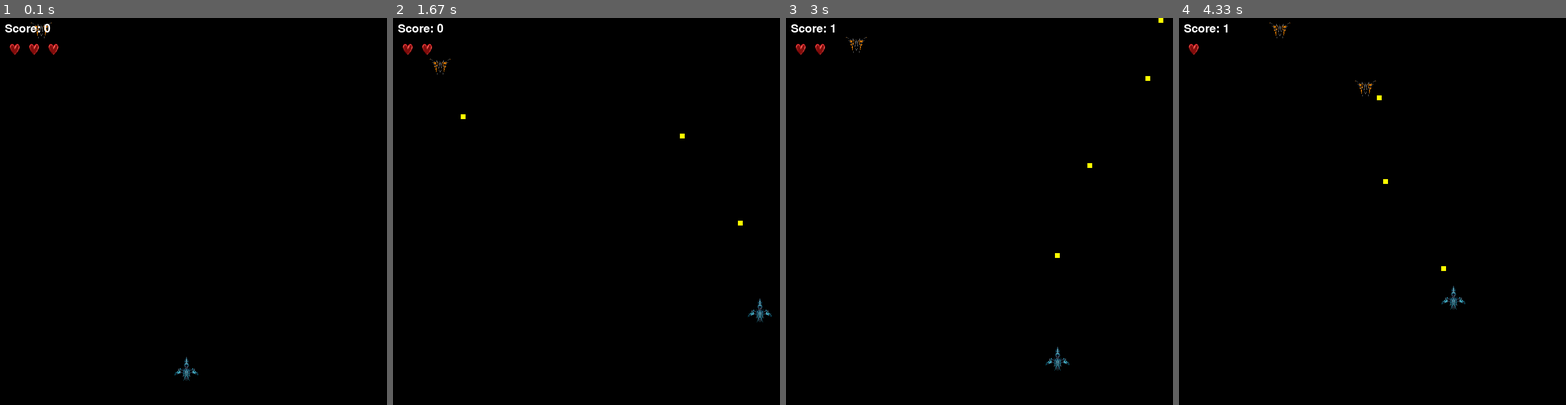
Above: before the commit, frames 1-4 (left to right).
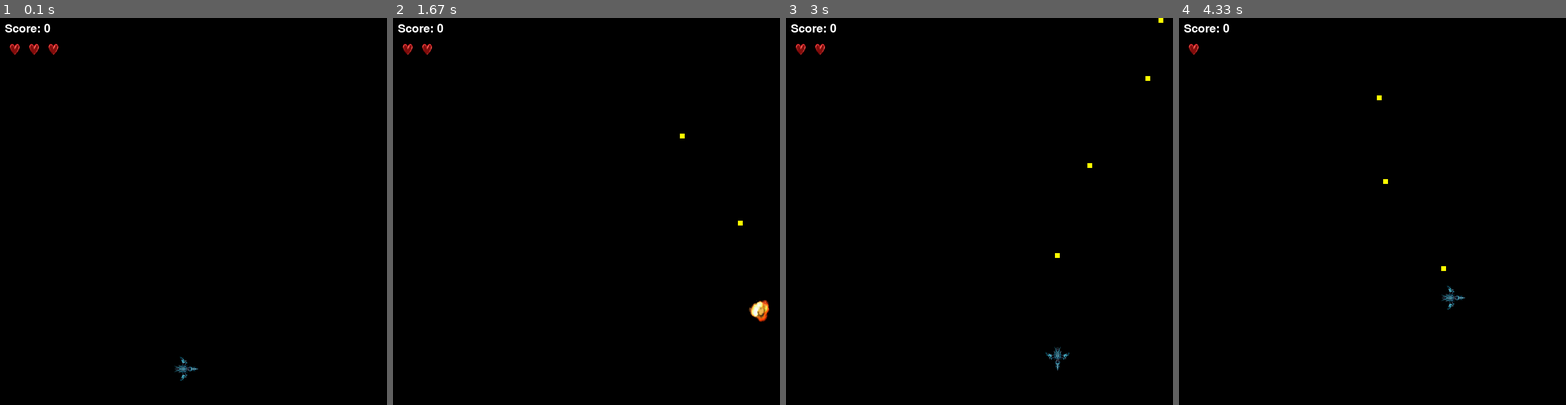
Above: after the commit, the same moments.

Repository: Equipe-Rocket-ES2024/PSA
Game: pygame game, started from main.py
The game is run twice, just before and just after one commit, with the same random seed, the same clock (stepped at 60 frames per second) and the same inputs.
Inputs:
- Up to frame 1 (0.1 s): no input
- Up to frame 2 (1.67 s): hold Space 0.33-0.8 s; hold Right 0.33-0.8 s; hold Right 0.83-1.3 s; tap Space at 0.9, 1.2, 1.4 s; hold Up 1.33-1.63 s
- Up to frame 3 (3 s): hold Right 1.67-2.13 s; tap Space at 1.73, 2.03, 2.23, 2.53, 2.8 s; hold Left 2.17-2.7 s; hold Down from 2.73 s (still down)
- Up to frame 4 (4.33 s): release Down at 3.03 s; hold Left 3.07-3.47 s; tap Space at 3.13, 3.43, 3.57, 3.97, 4.27 s; hold Up 3.5-3.87 s; hold Right from 3.9 s (still down)

The runs differ from the first frame. In frame 1, 0.2% of the frame differs, in the area x 8-52%, y 1-94%; in frame 2, 0.3%, in the area x 9-98%, y 10-79%; in frame 3, 0.2%; in frame 4, 0.3%.

Commit message:
animações da nave

Diff:
--- a/src/entities/enemy/enemy.py
+++ b/src/entities/enemy/enemy.py
@@ -17,7 +17,7 @@
         self.screen: Surface = screen
         self.position = self._generate_random_position()
         self.size = [50, 50]
-        self._enemy_speed_default = 20
+        self._enemy_speed_default = 10
         self.sprite = self.pygame_engine.load_sprite_image(
             self.game_config_constants.ENEMY_SPACESHIP_SPRITE)
         self.sprite = self.pygame_engine.scale_sprite(
--- a/src/entities/spaceship/spaceship.py
+++ b/src/entities/spaceship/spaceship.py
@@ -1,5 +1,6 @@
 from pygame import Surface
 from src.library.hitbox.hitbox import Hitbox
+from src.library.sprite_manager.sprite_manager import SpriteManager
 from src.library.object.object import Object
 from src.library.pygame.pygame import PygameEngine
 from src.library.vector.vector import Vector
@@ -20,27 +21,44 @@
         self.position = self.pygame_engine.default_position(18, 35)
         self.size = [50, 50]
         self.spaceship_speed_default = 20
-        self.sprite = self.pygame_engine.load_sprite_image(self.game_config_constants.PLAYER_SPACESHIP_SPRITE)
-        self.sprite = self.pygame_engine.scale_sprite(
-            self.sprite, self.size[0], self.size[1])
+        self.sprites = [
+            self.pygame_engine.load_sprite_image(self.game_config_constants.PLAYER_SPACESHIP_SPRITE_RIGHT),
+            self.pygame_engine.load_sprite_image(self.game_config_constants.PLAYER_SPACESHIP_SPRITE_LEFT),
+            self.pygame_engine.load_sprite_image(self.game_config_constants.PLAYER_SPACESHIP_SPRITE_BOTTOM),
+            self.pygame_engine.load_sprite_image(self.game_config_constants.PLAYER_SPACESHIP_SPRITE_TOP),
+            self.pygame_engine.load_sprite_image(self.game_config_constants.EXPLOSION),
+        ]
+        self.sprite_manager = SpriteManager(self.sprites, self.size)
+        self.sprite = self.sprite_manager.current_sprite
+        self.sprite = self.pygame_engine.scale_sprite(self.sprite, self.size[0], self.size[1])
+
         self.hitbox = Hitbox(self, Vector(1, 1), Vector(0, 0))
 
 
     def move_object(self, event: pygame.event.EventType) -> None:
+        direction_index = None
         if event.type == pygame.KEYDOWN:
             if event.key == pygame.K_RIGHT:
+                direction_index = 0 # direita
                 self._speed.x = self.spaceship_speed_default
             elif event.key == pygame.K_LEFT:
+                direction_index = 1 # esquerda
                 self._speed.x = -self.spaceship_speed_default
             elif event.key == pygame.K_DOWN:
+                direction_index = 2 # baixo
                 self._speed.y = self.spaceship_speed_default
             elif event.key == pygame.K_UP:
+                direction_index = 3  # cima
                 self._speed.y = -self.spaceship_speed_default
         elif event.type == pygame.KEYUP:
             if event.key in [pygame.K_RIGHT, pygame.K_LEFT]:
                 self._speed.x = 0
             elif event.key in [pygame.K_DOWN, pygame.K_UP]:
                 self._speed.y = 0
+
+        if direction_index is not None:
+            self.sprite_manager.update_sprite(direction_index)
+            self.sprite = self.sprite_manager.current_sprite
 
 
     def physics_process(self, delta_time: float, screen_width: int, screen_height: int) -> None:
@@ -51,3 +69,9 @@
     def shoot(self) -> Bullet:
         position = Vector(self.position.x + 1, self.position.y - 1)
         return Bullet(self.screen, position, -30)
+
+
+    def explosion(self, sprite):
+        self.sprite = self.pygame_engine.load_sprite_image(sprite)
+        self.sprite = self.pygame_engine.scale_sprite(
+            self.sprite, self.size[0], self.size[1])
--- a/src/game/game.py
+++ b/src/game/game.py
@@ -1,4 +1,5 @@
 import pygame
+import time
 from src.entities.enemy.enemy import Enemy
 from src.entities.bullet.bullet import Bullet
 from src.entities.spaceship.spaceship import Spaceship
@@ -24,7 +25,7 @@
         self.delta_time = 0
         self.game_config_constants = GameConfigConstants()
         self.enemy = Enemy(self.screen)
-        self.add_objects(self.enemy)
+        # self.add_objects(self.enemy)
         self.enemy_spawn_interval = 2
         self.time_since_last_spawn = 0
         self.score = 0
@@ -92,7 +93,7 @@
 
         self.time_since_last_spawn += delta_time
         if self.time_since_last_spawn >= self.enemy_spawn_interval:
-            self.spawn_enemy()
+            # elf.spawn_enemy()
             self.time_since_last_spawn = 0
 
 
@@ -124,8 +125,12 @@
                         objects_remove.append(obj2)
                         self.score += 1
                     if (isinstance(obj1, Spaceship) and isinstance(obj2, Bullet)) or (isinstance(obj1, Bullet) and isinstance(obj2, Spaceship)):
+                        if isinstance(obj1, Spaceship):
+                            obj1.explosion(self.game_config_constants.EXPLOSION)
+                        elif isinstance(obj2, Spaceship):
+                            obj2.explosion(self.game_config_constants.EXPLOSION)
+                        self.lives -= 1
                         objects_remove.append(obj2)
-                        self.lives -= 1
                         if self.lives <= 0:
                             self.running = False
 
--- /dev/null
+++ b/src/library/animations/animations.py
@@ -0,0 +1,8 @@
+from pygame import Surface
+from src.library.pygame.pygame import PygameEngine
+from src.library.constants.game_config_constants import GameConfigConstants
+
+class Animations():
+
+    def __init__(self) -> None:
+        self.sprites = []
--- a/src/library/constants/game_config_constants.py
+++ b/src/library/constants/game_config_constants.py
@@ -1,6 +1,10 @@
 class GameConfigConstants:
     GAME_BACKGROUND_COLOR = "black"
-    PLAYER_SPACESHIP_SPRITE = "src/assets/sprites/player_spaceship.png"
+    PLAYER_SPACESHIP_SPRITE_TOP = "src/assets/sprites/player_spaceship_top.png"
+    PLAYER_SPACESHIP_SPRITE_BOTTOM = "src/assets/sprites/player_spaceship_bottom.png"
+    PLAYER_SPACESHIP_SPRITE_LEFT = "src/assets/sprites/player_spaceship_left.png"
+    PLAYER_SPACESHIP_SPRITE_RIGHT = "src/assets/sprites/player_spaceship_right.png"
     ENEMY_SPACESHIP_SPRITE = "src/assets/sprites/enemy_spaceship.png"
     BULLET_SPRITE = "src/assets/sprites/bullet.png"
     HEART_01 = "src/assets/sprites/vidas_0.png"
+    EXPLOSION = "src/assets/sprites/explosion.png"
--- a/src/library/object/object.py
+++ b/src/library/object/object.py
@@ -1,18 +1,23 @@
 from src.library.vector.vector import Vector
+import pygame
+from src.library.pygame.pygame import PygameEngine
 
 class Object:
 
     def __init__(self):
-        self.sprite: str = None
+        self.pygame_engine = PygameEngine()
+        self.sprite = None
+        self.sprites: list[pygame.Surface] = []  # Lista de sprites
         self.size = [0, 0]
         self._speed = Vector(0, 0)
         self.position = Vector(0, 0)
         self.meters_to_pixel = 20
 
-
     def physics_process(self, delta_time: float, screen_width: int, screen_height: int) -> None:
-        max_x = (screen_width / self.meters_to_pixel) - (self.size[0] / self.meters_to_pixel)
-        max_y = (screen_height / self.meters_to_pixel) - (self.size[1] / self.meters_to_pixel)
+        max_x = (screen_width / self.meters_to_pixel) - \
+            (self.size[0] / self.meters_to_pixel)
+        max_y = (screen_height / self.meters_to_pixel) - \
+            (self.size[1] / self.meters_to_pixel)
 
         max_x = max(0, max_x)
         max_y = max(0, max_y)
@@ -24,6 +29,12 @@
         self.position.y = max(0, min(self.position.y, max_y))
 
 
+    def get_current_sprite(self) -> pygame.Surface:
+        return self.pygame_engine.scale_sprite(self.sprite, self.size[0], self.size[1])
+
+
     def draw_object(self, screen) -> None:
-        screen.blit(self.sprite, (self.position.x *
-                         self.meters_to_pixel, self.position.y * self.meters_to_pixel))
+        sprite = self.get_current_sprite()
+        if sprite:
+            screen.blit(sprite, (self.position.x *
+                        self.meters_to_pixel, self.position.y * self.meters_to_pixel))
--- /dev/null
+++ b/src/library/sprite_manager/sprite_manager.py
@@ -0,0 +1,19 @@
+import pygame
+from pygame.surface import Surface
+from src.library.pygame.pygame import PygameEngine
+from src.library.vector.vector import Vector
+from src.library.hitbox.hitbox import Hitbox
+from src.library.constants.game_config_constants import GameConfigConstants
+
+
+class SpriteManager:
+    def __init__(self, sprites_list, size):
+        self.pygame_engine = PygameEngine()
+        self.size = size
+        self.sprites = sprites_list
+        self.current_sprite = self.sprites[0]
+        self.current_sprite = self.pygame_engine.scale_sprite(
+            self.current_sprite, self.size[0], self.size[1])
+
+    def update_sprite(self, direction_index):
+        self.current_sprite = self.sprites[direction_index]
Binary file added: src/assets/sprites/explosion.png
Binary file added: src/assets/sprites/player_spaceship_bottom.png
Binary file added: src/assets/sprites/player_spaceship_left.png
Binary file added: src/assets/sprites/player_spaceship_right.png
Renamed: src/assets/sprites/player_spaceship.png -> src/assets/sprites/player_spaceship_top.png
Empty file added: src/library/animations/__init__.py
Empty file added: src/library/sprite_manager/__init__.py
